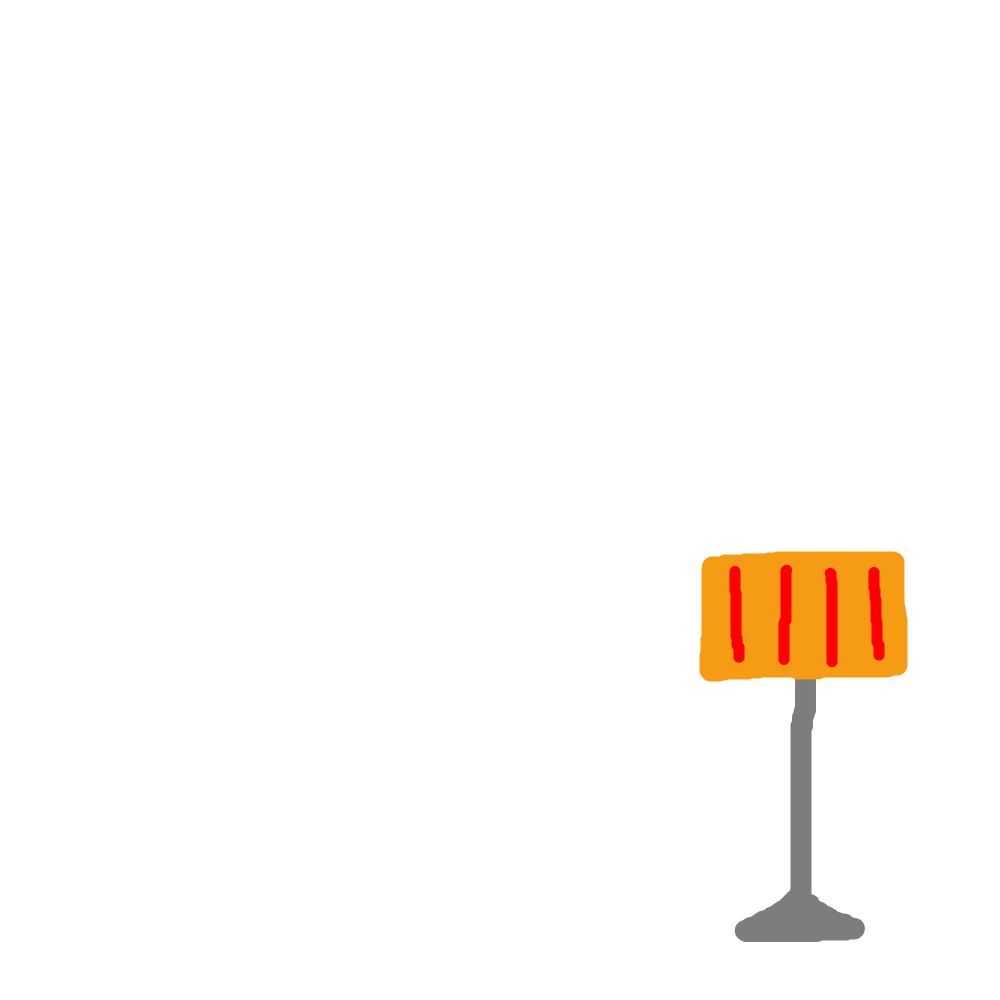
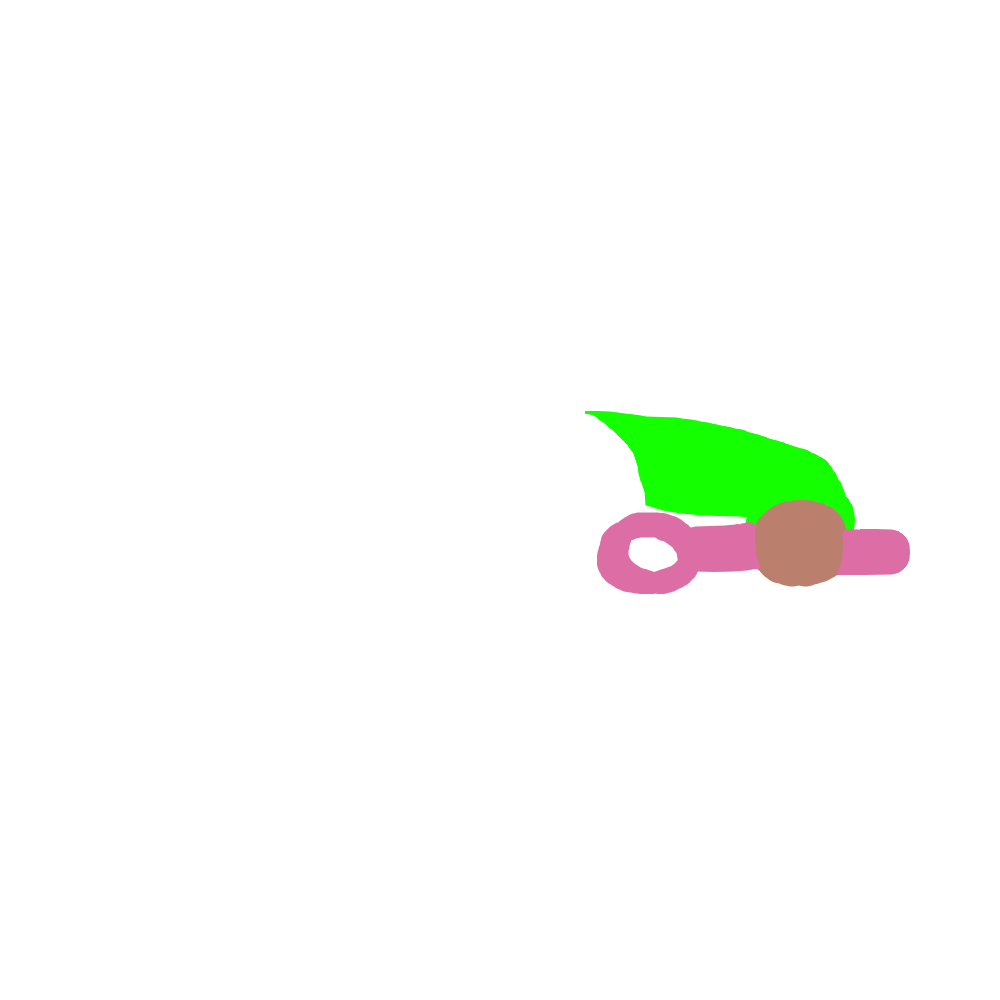
Revision of a layered 1000 × 1000 image; what changed, layer by layer:
hid group "hats" (1 layers) over [584, 411, 640, 576]
painted on "gnome" (1st of 2, in "hats") over [584, 411, 640, 576]
hid group "snare" (2 layers) over [597, 512, 910, 942]
painted on "snare_static" over [640, 512, 910, 942]
showed group "arms" (12 layers) over [584, 411, 910, 640]
added layer "right_snare_gnome" in group "arms" over [584, 411, 910, 640]
